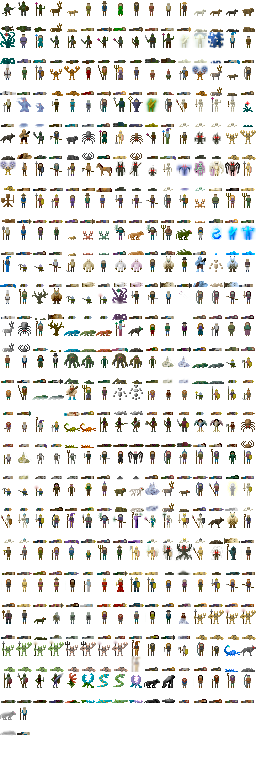
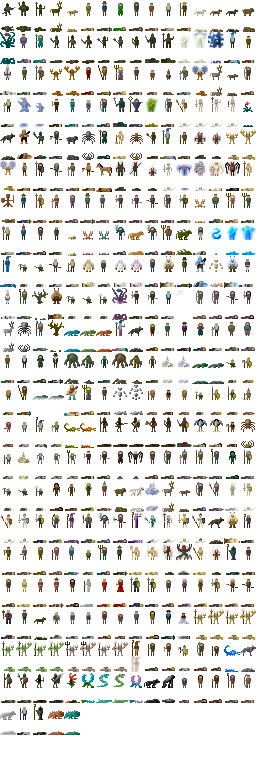
Comparing the layer stacks of the two 256 x 768 images. Changes:
painted on "Background" over (33, 704, 80, 735)
